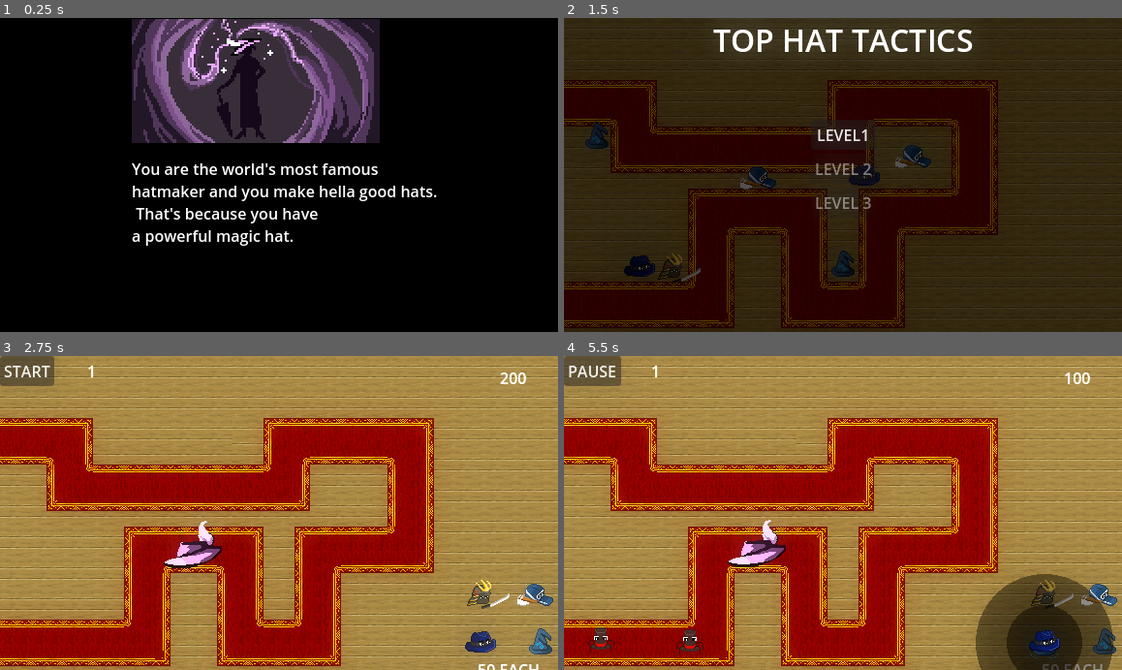
Above: before the commit, frames 1-4 (two rows, left to right).
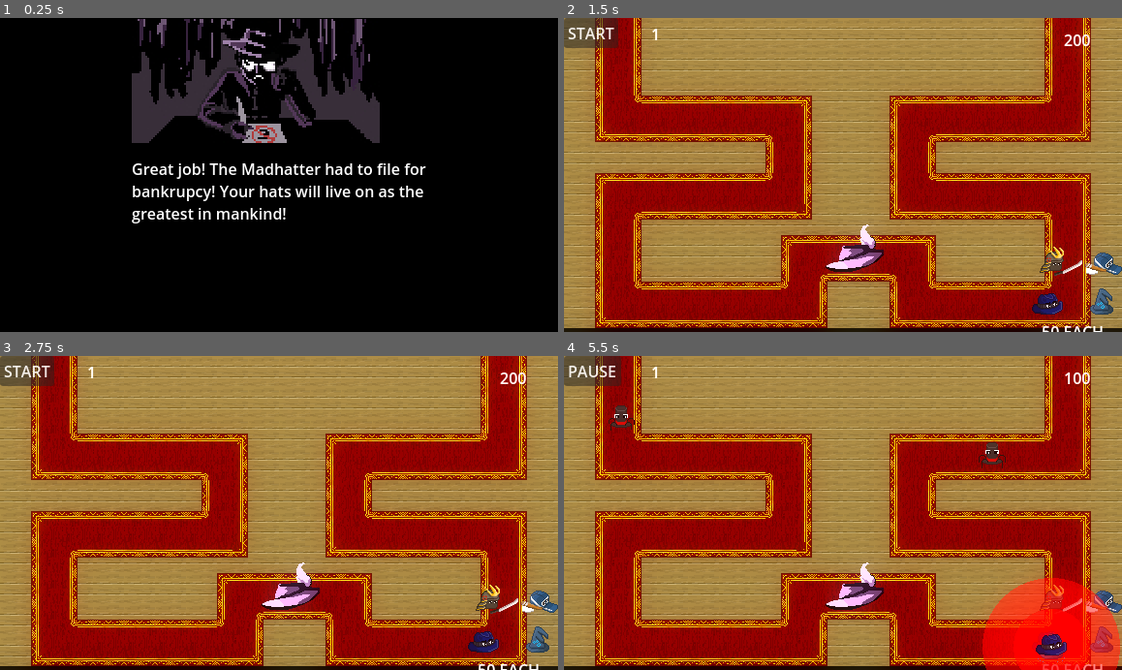
Above: after the commit, the same moments.

Repository: ma31n/TopHatTactics
Game: Godot game, scene res://Scenes/intro.tscn
Same seed, same stepped clock (60 frames per second), same inputs: the game is played once before the commit and once after it. Sound files missing from this copy of the repository are replaced by a short silence.
Inputs (mouse positions are in pixels of both pictures, inside the frame that each line leads up to; where the layout moved, square brackets give the same spot in the first picture):
- Up to frame 1 (0.25 s): no input
- Up to frame 2 (1.5 s): tap Enter (ui_accept) at 0.5 s; move the mouse to (965, 159) at 0.52 s; hold Enter (ui_accept) 0.53-1.25 s; click (965, 159) at 0.67 s; click (843, 168) at 1.25 s, where only the run after the commit has a clickable "LEVEL 2"
- Up to frame 3 (2.75 s): click (279, 472) at 2 s, where only the run before the commit has a clickable "LEVEL1"
- Up to frame 4 (5.5 s): click "START" at 2.75 s; click "2X SPEED" at 3.5 s; click (1099, 638) [1105, 641] at 4.25 s; click (1049, 648) [1043, 641] at 5 s

The runs differ from the first frame. In frame 1, 18% of the frame differs, in the area x 23-79%, y 0-73%; in frame 2, 100%, in the area x 0-100%, y 0-100%; in frame 3, 54%; in frame 4, 56%.

Commit message:
Additional bug fixes

Diff:
--- a/Scenes/Turrets/turret_1.tscn
+++ b/Scenes/Turrets/turret_1.tscn
@@ -252,9 +252,9 @@
 wait_time = 2.0
 one_shot = true
 
-[node name="Area2D2" type="Area2D" parent="."]
-
-[node name="CollisionShape2D" type="CollisionShape2D" parent="Area2D2"]
+[node name="Turret" type="Area2D" parent="."]
+
+[node name="CollisionShape2D" type="CollisionShape2D" parent="Turret"]
 shape = SubResource("RectangleShape2D_fu8qj")
 
 [node name="AudioStreamPlayer2D" type="AudioStreamPlayer2D" parent="."]
--- a/Scenes/Turrets/turret_2.tscn
+++ b/Scenes/Turrets/turret_2.tscn
@@ -207,9 +207,9 @@
 wait_time = 2.0
 one_shot = true
 
-[node name="Area2D2" type="Area2D" parent="."]
-
-[node name="CollisionShape2D" type="CollisionShape2D" parent="Area2D2"]
+[node name="Turret" type="Area2D" parent="."]
+
+[node name="CollisionShape2D" type="CollisionShape2D" parent="Turret"]
 shape = SubResource("RectangleShape2D_eypwa")
 
 [node name="AudioStreamPlayer2D" type="AudioStreamPlayer2D" parent="."]
--- a/Scenes/Turrets/turret_3.tscn
+++ b/Scenes/Turrets/turret_3.tscn
@@ -143,9 +143,9 @@
 [node name="CollisionShape2D" type="CollisionShape2D" parent="."]
 shape = SubResource("RectangleShape2D_vad2n")
 
-[node name="Area2D2" type="Area2D" parent="."]
-
-[node name="CollisionShape2D" type="CollisionShape2D" parent="Area2D2"]
+[node name="Turret" type="Area2D" parent="."]
+
+[node name="CollisionShape2D" type="CollisionShape2D" parent="Turret"]
 shape = SubResource("RectangleShape2D_xgep7")
 
 [node name="AnimatedSprite2D" type="AnimatedSprite2D" parent="."]
--- a/Scenes/Turrets/turret_4.tscn
+++ b/Scenes/Turrets/turret_4.tscn
@@ -227,9 +227,9 @@
 [node name="CollisionShape2D" type="CollisionShape2D" parent="."]
 shape = SubResource("RectangleShape2D_oa4xn")
 
-[node name="Area2D2" type="Area2D" parent="."]
-
-[node name="CollisionShape2D" type="CollisionShape2D" parent="Area2D2"]
+[node name="Turret" type="Area2D" parent="."]
+
+[node name="CollisionShape2D" type="CollisionShape2D" parent="Turret"]
 shape = SubResource("RectangleShape2D_q3x65")
 
 [node name="AnimatedSprite2D" type="AnimatedSprite2D" parent="."]
--- a/Scenes/intro.gd
+++ b/Scenes/intro.gd
@@ -19,7 +19,12 @@
 				$RichTextLabel.text=lines[current][0]
 				get_node(str(current+1)).visible=true;
 			else:
+				Global.musictime=$AudioStreamPlayer2D.get_playback_position();
 				get_tree().change_scene_to_file("res://Scenes/main_menu.tscn")
 	elif(Global.levelscompleted>=3):
 		$RichTextLabel.text=final[0]
 		$Sprite2D.visible=true
+		if(Input.is_action_just_pressed("ui_accept")):
+			Global.levelscompleted+=1;
+			Global.musictime=$AudioStreamPlayer2D.get_playback_position();
+			get_tree().change_scene_to_file("res://Scenes/main_menu.tscn");
--- a/Scenes/level_2.tscn
+++ b/Scenes/level_2.tscn
@@ -164,6 +164,11 @@
 offset_right = 537.0
 offset_bottom = 274.0
 
+[node name="Unplaceable" type="Area2D" parent="."]
+
+[node name="Unplaceable" type="CollisionPolygon2D" parent="Unplaceable"]
+polygon = PackedVector2Array(40, -3, 40, 120, 216, 120, 216, 168, 40, 168, 40, 312, 264, 312, 264, 264, 344, 264, 344, 311, 344, 312, 536, 312, 536, 168, 376, 168, 376, 120, 536, 120, 536, -2, 504, -2, 504, 88, 344, 88, 344, 200, 504, 200, 504, 280, 376, 280, 376, 232, 232, 232, 232, 280, 72, 280, 72, 200, 247, 200, 248, 200, 248, 88, 72, 88, 72, -1)
+
 [connection signal="pressed" from="ColorRect/retry" to="." method="_on_retry_pressed"]
 [connection signal="pressed" from="ColorRect/win" to="." method="_on_win_pressed"]
 [connection signal="pressed" from="Button" to="." method="_on_button_pressed"]
--- a/Scenes/level_3.tscn
+++ b/Scenes/level_3.tscn
@@ -167,6 +167,11 @@
 offset_right = 528.0
 offset_bottom = 273.0
 
+[node name="Unplaceable" type="Area2D" parent="."]
+
+[node name="Unplaceable" type="CollisionPolygon2D" parent="Unplaceable"]
+polygon = PackedVector2Array(56, -16, 56, 88, 184, 88, 184, 120, 56, 120, 56, 216, 184, 216, 184, 296, 280, 296, 280, 40, 312, 40, 312, 296, 440, 296, 440, 216, 536, 216, 536, 120, 440, 120, 440, 72, 536, 72, 536, -3, 504, -3, 504, 40, 408, 40, 408, 152, 504, 152, 504, 184, 408, 184, 408, 264, 344, 264, 344, 8, 248, 8, 248, 264, 216, 264, 216, 184, 88, 184, 88, 152, 216, 152, 216, 56, 88, 56, 88, -16)
+
 [connection signal="pressed" from="ColorRect/retry" to="." method="_on_retry_pressed"]
 [connection signal="pressed" from="ColorRect/win" to="." method="_on_win_pressed"]
 [connection signal="timeout" from="Timer" to="." method="_on_timer_timeout"]
--- a/Scenes/main.tscn
+++ b/Scenes/main.tscn
@@ -156,6 +156,11 @@
 offset_bottom = 335.0
 text = "50 EACH"
 
+[node name="Unplaceable" type="Area2D" parent="."]
+
+[node name="Unplaceable" type="CollisionPolygon2D" parent="Unplaceable"]
+polygon = PackedVector2Array(-59, 279, -48, 280, 137, 280, 137, 184, 263, 184, 263, 281, 312, 281, 312, 184, 408, 184, 408, 104, 312, 104, 312, 151, 57, 151, 57, 104, -103, 104, -103, 72, -79, 72, 87, 72, 87, 120, 280, 120, 280, 73, 440, 73, 440, 216, 344, 216, 344, 312, 233, 312, 233, 215, 168, 215, 168, 311, -50, 311)
+
 [connection signal="pressed" from="Button" to="." method="_on_button_pressed"]
 [connection signal="timeout" from="Timer" to="." method="_on_timer_timeout"]
 [connection signal="area_entered" from="Finish" to="." method="_on_finish_area_entered"]
--- a/Scenes/main_menu.tscn
+++ b/Scenes/main_menu.tscn
@@ -281,7 +281,6 @@
 
 [node name="AudioStreamPlayer2D" type="AudioStreamPlayer2D" parent="."]
 stream = ExtResource("7_nfvdv")
-autoplay = true
 
 [connection signal="timeout" from="Timer" to="." method="_on_timer_timeout"]
 [connection signal="pressed" from="Control/VBoxContainer/Level1" to="." method="_on_level_1_pressed"]
--- a/Scripts/EnemyTopHat.gd
+++ b/Scripts/EnemyTopHat.gd
@@ -27,7 +27,7 @@
 func _physics_process(delta: float) -> void:
 	death()
 
-	if stun==true and $Stun.is_stopped():
+	if stun==true and $Stun.is_stopped() and enemies[self.name][2]!=1:
 		if(self.name!="EnemyJesterHat"):
 			$Stun.start(stun_length)
 			get_parent().stun=0
--- a/Scripts/main_menu.gd
+++ b/Scripts/main_menu.gd
@@ -2,7 +2,8 @@
 
 var enemies = ["EnemyTopHat","EnemyHardHat","EnemyPropellerHat","EnemyFootballHat","EnemyPilotHat","EnemyJesterHat"]
 func _ready() -> void:
-	pass
+	$AudioStreamPlayer2D.stream=load("res://Top Hat Tactics Menu.ogg");
+	$AudioStreamPlayer2D.play(Global.musictime)
 
 func _physics_process(delta: float) -> void:
 	if(Global.levelscompleted>=2):
@@ -11,7 +12,7 @@
 	elif(Global.levelscompleted>=1):
 		$Control/VBoxContainer/Level2.disabled=false;
 
-	if(Global.levelscompleted>=3):
+	if(Global.levelscompleted==3):
 		get_tree().change_scene_to_file("res://Scenes/intro.tscn")
 
 
--- a/Scripts/turret_1.gd
+++ b/Scripts/turret_1.gd
@@ -9,6 +9,7 @@
 var airvis = 0;
 var pierce = false;
 var tab;
+var placeable = false;
 var upgrades = [
 	[
 		{"price":10,"desc":"Range 1","state":0,"new":80},
@@ -26,6 +27,10 @@
 	$AudioStreamPlayer2D.play()
 
 func _physics_process(delta: float) -> void:
+
+	if(dropped==false):
+		placement_check();
+
 	tab = $TabContainer.current_tab
 	if(!$AnimatedSprite2D.is_playing()):
 		$AnimatedSprite2D.play("idle")
@@ -59,16 +64,19 @@
 	rdy = true;
 
 func _on_area_2d_input_event(viewport: Node, event: InputEvent, shape_idx: int) -> void:
-	if(Input.is_mouse_button_pressed(MOUSE_BUTTON_LEFT)):
+	if(Input.is_mouse_button_pressed(MOUSE_BUTTON_LEFT) and placeable==true):
 		dropped=true
 
 func _on_input_event(viewport: Node, event: InputEvent, shape_idx: int) -> void:
-	if(Input.is_mouse_button_pressed(MOUSE_BUTTON_LEFT)):
+	if(Input.is_mouse_button_pressed(MOUSE_BUTTON_LEFT) and dropped==true):
 		$TabContainer.visible=!$TabContainer.visible
 
 func _draw() -> void:
 	if(dropped==false or $TabContainer.visible):
-		draw_circle(Vector2(0,0),$Area2D/CollisionShape2D.shape.radius,Color(0,0,0,0.5))
+		if(placeable==true):
+			draw_circle(Vector2(0,0),$Area2D/CollisionShape2D.shape.radius,Color(0,0,0,0.5))
+		else:
+			draw_circle(Vector2(0,0),$Area2D/CollisionShape2D.shape.radius,Color(255,0,0,0.5))
 	else:
 		pass
 
@@ -115,7 +123,16 @@
 		get_node("TabContainer/"+path+"/VBoxContainer/Buttons/LVL3").disabled=true;
 
 func stunning():
-	var areas = $Area2D2.get_overlapping_areas()
+	var areas = $Turret.get_overlapping_areas()
 	for area in areas:
 		if area.name=="AOE" and $StunTimer.is_stopped():
 			$StunTimer.start()
+
+func placement_check():
+	var bodies = $Turret.get_overlapping_areas();
+	for body in bodies:
+		if(body.name=="Unplaceable" or body.name=="Turret"):
+			placeable=false;
+			break;
+		else:
+			placeable=true;
--- a/Scripts/turret_2.gd
+++ b/Scripts/turret_2.gd
@@ -13,7 +13,7 @@
 var slowdown = false;
 
 var tween;
-
+var placeable = false;
 var tab;
 var upgrades = [
 	[
@@ -32,6 +32,8 @@
 	$AudioStreamPlayer2D.play()
 
 func _physics_process(delta: float) -> void:
+	if(dropped==false):
+		placement_check()
 
 	tab = $TabContainer.current_tab
 	if(!$AnimatedSprite2D.is_playing()):
@@ -78,16 +80,19 @@
 	rdy = true;
 
 func _on_area_2d_input_event(viewport: Node, event: InputEvent, shape_idx: int) -> void:
-	if(Input.is_mouse_button_pressed(MOUSE_BUTTON_LEFT)):
+	if(Input.is_mouse_button_pressed(MOUSE_BUTTON_LEFT) and placeable==true):
 		dropped=true
 
 func _on_input_event(viewport: Node, event: InputEvent, shape_idx: int) -> void:
-	if(Input.is_mouse_button_pressed(MOUSE_BUTTON_LEFT)):
+	if(Input.is_mouse_button_pressed(MOUSE_BUTTON_LEFT) and dropped==true):
 		$TabContainer.visible=!$TabContainer.visible
 
 func _draw() -> void:
 	if(dropped==false or $TabContainer.visible):
-		draw_circle(Vector2(0,0),$Area2D/CollisionShape2D.shape.radius,Color(0,0,0,0.5))
+		if(placeable==true):
+			draw_circle(Vector2(0,0),$Area2D/CollisionShape2D.shape.radius,Color(0,0,0,0.5))
+		else:
+			draw_circle(Vector2(0,0),$Area2D/CollisionShape2D.shape.radius,Color(255,0,0,0.5))
 	else:
 		pass
 
@@ -134,7 +139,7 @@
 		get_node("TabContainer/"+path+"/VBoxContainer/Buttons/LVL3").disabled=true;
 
 func stunning():
-	var areas = $Area2D2.get_overlapping_areas()
+	var areas = $Turret.get_overlapping_areas()
 	for area in areas:
 		if area.name=="AOE" and $StunTimer.is_stopped():
 			$StunTimer.start()
@@ -145,3 +150,12 @@
 	tween.tween_property(self, "rotation_degrees", -10, 0.2);
 	tween.tween_property(self, "rotation_degrees", 15, 0.2);
 	tween.tween_property(self, "rotation_degrees", 0, 0.2);
+
+func placement_check():
+	var bodies = $Turret.get_overlapping_areas();
+	for body in bodies:
+		if(body.name=="Unplaceable" or body.name=="Turret"):
+			placeable=false;
+			break;
+		else:
+			placeable=true;
--- a/Scripts/turret_3.gd
+++ b/Scripts/turret_3.gd
@@ -11,6 +11,7 @@
 var airvis = 1;
 var pierce = false;
 var tab;
+var placeable = false;
 var upgrades = [
 	[
 		{"price":10,"desc":"Speed 1","state":0,"new":1.5},
@@ -31,6 +32,9 @@
 	tab = $TabContainer.current_tab
 	if(!$AnimatedSprite2D.is_playing()):
 		$AnimatedSprite2D.play("idle")
+
+	if(dropped==false):
+		placement_check()
 
 	queue_redraw()
 
@@ -68,16 +72,19 @@
 	rdy = true;
 
 func _on_area_2d_input_event(viewport: Node, event: InputEvent, shape_idx: int) -> void:
-	if(Input.is_mouse_button_pressed(MOUSE_BUTTON_LEFT)):
+	if(Input.is_mouse_button_pressed(MOUSE_BUTTON_LEFT) and placeable==true):
 		dropped=true
 
 func _on_input_event(viewport: Node, event: InputEvent, shape_idx: int) -> void:
-	if(Input.is_mouse_button_pressed(MOUSE_BUTTON_LEFT)):
+	if(Input.is_mouse_button_pressed(MOUSE_BUTTON_LEFT) and dropped==true):
 		$TabContainer.visible=!$TabContainer.visible
 
 func _draw() -> void:
 	if(dropped==false or $TabContainer.visible):
-		draw_circle(Vector2(0,0),$Area2D/CollisionShape2D.shape.radius,Color(0,0,0,0.5))
+		if(placeable==true):
+			draw_circle(Vector2(0,0),$Area2D/CollisionShape2D.shape.radius,Color(0,0,0,0.5))
+		else:
+			draw_circle(Vector2(0,0),$Area2D/CollisionShape2D.shape.radius,Color(255,0,0,0.5))
 	else:
 		pass
 
@@ -124,7 +131,16 @@
 		get_node("TabContainer/"+path+"/VBoxContainer/Buttons/LVL3").disabled=true;
 
 func stunning():
-	var areas = $Area2D2.get_overlapping_areas()
+	var areas = $Turret.get_overlapping_areas()
 	for area in areas:
 		if area.name=="AOE" and $StunTimer.is_stopped():
 			$StunTimer.start()
+
+func placement_check():
+	var bodies = $Turret.get_overlapping_areas();
+	for body in bodies:
+		if(body.name=="Unplaceable" or body.name=="Turret"):
+			placeable=false;
+			break;
+		else:
+			placeable=true;
--- a/Scripts/turret_4.gd
+++ b/Scripts/turret_4.gd
@@ -13,7 +13,7 @@
 var upgrade = false;
 
 var tween;
-
+var placeable=false;
 var tab;
 var upgrades = [
 	[
@@ -32,6 +32,8 @@
 	$AudioStreamPlayer2D.play()
 
 func _physics_process(delta: float) -> void:
+	if(dropped==false):
+		placement_check()
 
 	tab = $TabContainer.current_tab
 	if(!$AnimatedSprite2D.is_playing()):
@@ -64,16 +66,19 @@
 	rdy = true;
 
 func _on_area_2d_input_event(viewport: Node, event: InputEvent, shape_idx: int) -> void:
-	if(Input.is_mouse_button_pressed(MOUSE_BUTTON_LEFT)):
+	if(Input.is_mouse_button_pressed(MOUSE_BUTTON_LEFT) and placeable==true):
 		dropped=true
 
 func _on_input_event(viewport: Node, event: InputEvent, shape_idx: int) -> void:
-	if(Input.is_mouse_button_pressed(MOUSE_BUTTON_LEFT)):
+	if(Input.is_mouse_button_pressed(MOUSE_BUTTON_LEFT) and dropped==true):
 		$TabContainer.visible=!$TabContainer.visible
 
 func _draw() -> void:
 	if(dropped==false or $TabContainer.visible):
-		draw_circle(Vector2(0,0),$Area2D/CollisionShape2D.shape.radius,Color(0,0,0,0.5))
+		if(placeable==true):
+			draw_circle(Vector2(0,0),$Area2D/CollisionShape2D.shape.radius,Color(0,0,0,0.5))
+		else:
+			draw_circle(Vector2(0,0),$Area2D/CollisionShape2D.shape.radius,Color(255,0,0,0.5))
 	else:
 		pass
 
@@ -120,7 +125,7 @@
 		get_node("TabContainer/"+path+"/VBoxContainer/Buttons/LVL3").disabled=true;
 
 func stunning():
-	var areas = $Area2D2.get_overlapping_areas()
+	var areas = $Turret.get_overlapping_areas()
 	for area in areas:
 		if area.name=="AOE" and $StunTimer.is_stopped():
 			$StunTimer.start()
@@ -144,3 +149,12 @@
 	projectile.position=enemy.get_parent().global_position;
 	projectile.damage = damage;
 	$"../".add_child(projectile)
+
+func placement_check():
+	var bodies = $Turret.get_overlapping_areas();
+	for body in bodies:
+		if(body.name=="Unplaceable" or body.name=="Turret"):
+			placeable=false;
+			break;
+		else:
+			placeable=true;
--- a/global.gd
+++ b/global.gd
@@ -6,4 +6,6 @@
 
 var gamestate = -1;
 var MP = 200
-var levelscompleted = 0;
+var levelscompleted = 3;
+
+var musictime=0;
Not shown, changed: problemi s igrom.txt
